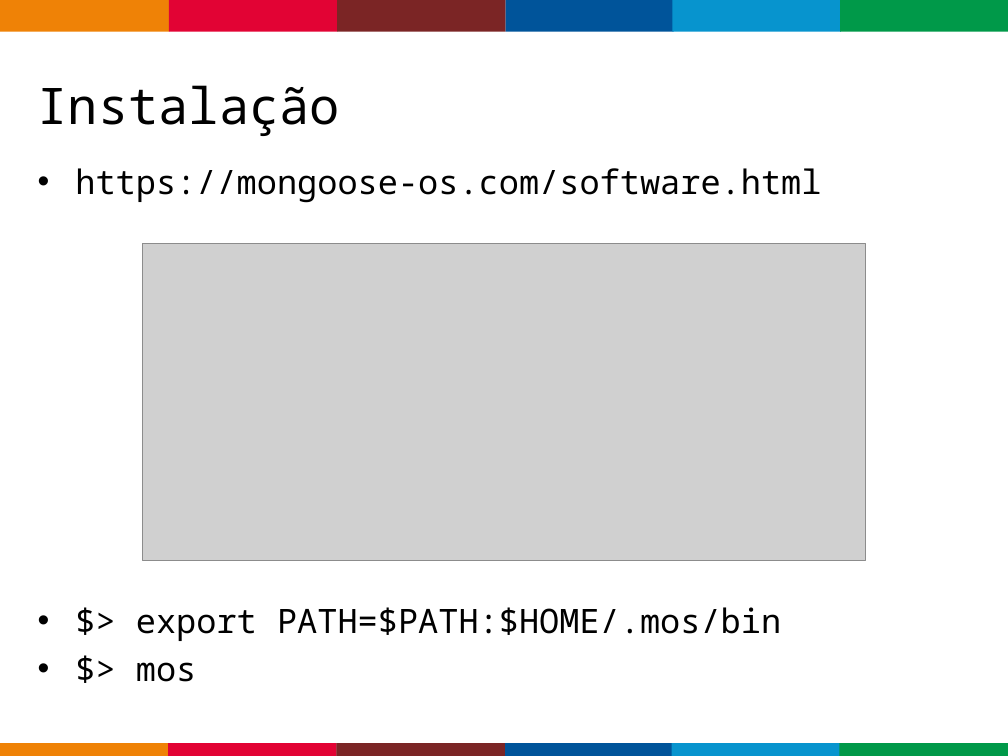
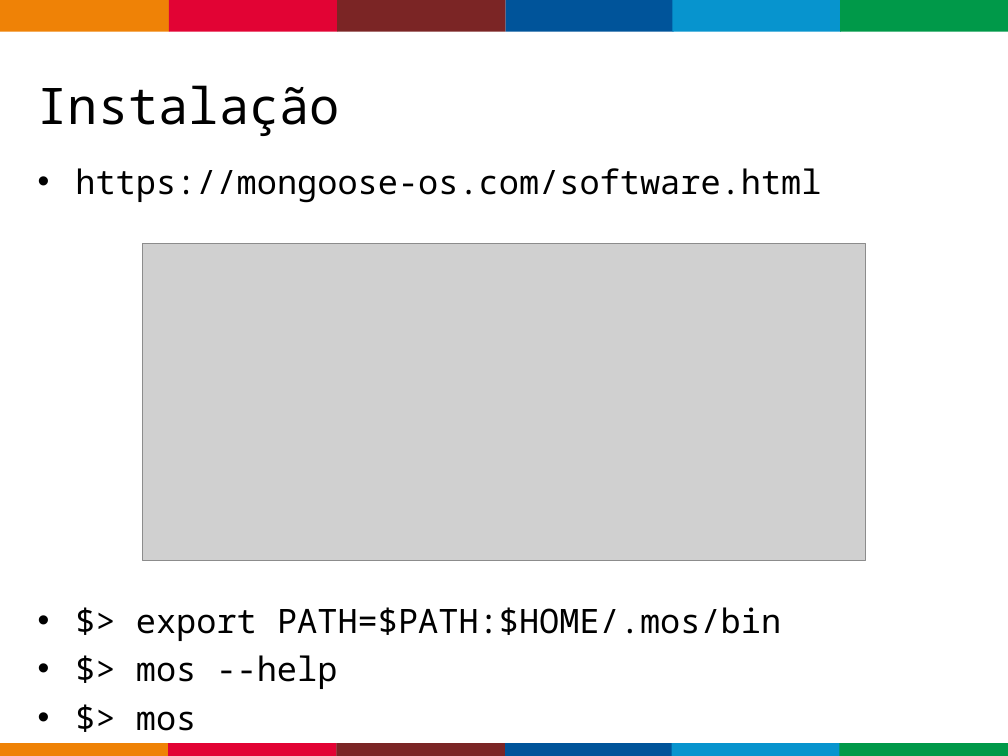
Before and after one commit to fkuhne/tdc17, a slide deck: slide 9 of slides/slides-TDC2017.ppt. Drawn at 1008x756 pixels with LibreOffice and Linux fonts; fonts in the diff are those of the drawing; grey boxes stand for pictures; background and template pictures are left out. Boxes give left, top, right and bottom in pixels: in the first picture for what was removed or moved away, otherwise in the second. Text is boxed around its words. In the diff, an @@ line names an element or a change of style, - is before the commit and + after.

```diff
--- a/slides/slides-TDC2017.ppt
+++ b/slides/slides-TDC2017.ppt
@@ text at [136,655,337,689]: paragraph added @@
+• $> mos --help
```
Also in this commit, not shown: 1 other slide changed, 1 other file.
